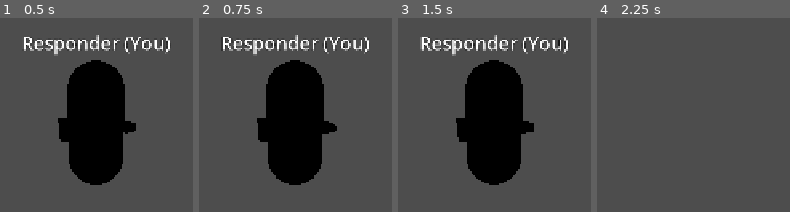
Above: before the commit, frames 1-4 (left to right).
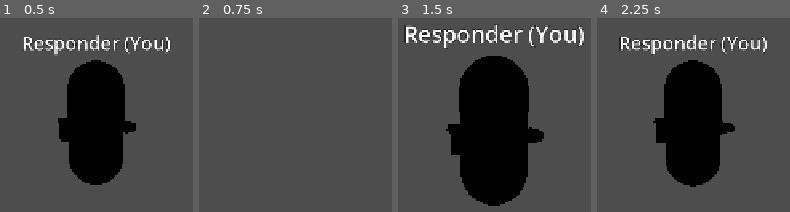
Above: after the commit, the same moments.

Repository: GodotGarden/search-and-rescue
Game: Godot game, scene res://scenes/player/Responder.tscn
The game is run twice, just before and just after one commit, with the same random seed, the same clock (stepped at 60 frames per second) and the same inputs. This scene is started directly instead of the project's main scene.
Inputs (mouse positions are in pixels of both pictures, inside the frame that each line leads up to):
- Up to frame 1 (0.5 s): no input
- Up to frame 2 (0.75 s): tap Enter at 0.5 s; move the mouse to (339, 83) at 0.52 s; hold W (move_forward) from 0.53 s (still down); hold E (interact) from 0.53 s (still down)
- Up to frame 3 (1.5 s): keep holding W (move_forward); tap Space (jump) at 0.77, 1.25 s; tap C (toggle_compass, bound only before the commit) at 0.8, 1.35 s; move the mouse to (453, 87) at 1.27 s; release E (interact) at 1.28 s
- Up to frame 4 (2.25 s): keep holding W (move_forward); tap Space (jump) at 1.52 s; tap B (use_binoculars, bound only before the commit) at 1.55 s; tap Enter at 2 s; move the mouse to (712, 78) at 2.02 s; hold B (use_binoculars, bound only before the commit) from 2.03 s (still down)

Frame 1 is identical in both runs. In frame 2, 20% of the frame differs, in the area x 11-89%, y 8-87%; in frame 3, 14%; in frame 4, 20%, in the area x 11-89%, y 8-88%.

Commit message:
Add reticle and fixed toolbelt hotbar

Diff:
--- a/project.godot
+++ b/project.godot
@@ -63,19 +63,19 @@
 }
 toggle_mouse_capture={
 "deadzone": 0.5,
-"events": [Object(InputEventKey,"physical_keycode":4194305)]
+"events": [Object(InputEventKey,"physical_keycode":4194332)]
 }
-use_binoculars={
+equip_tool_1={
 "deadzone": 0.5,
-"events": [Object(InputEventKey,"physical_keycode":66,"unicode":98)]
+"events": [Object(InputEventKey,"physical_keycode":49,"unicode":49)]
 }
-toggle_map={
+equip_tool_2={
 "deadzone": 0.5,
-"events": [Object(InputEventKey,"physical_keycode":77,"unicode":109)]
+"events": [Object(InputEventKey,"physical_keycode":50,"unicode":50)]
 }
-toggle_compass={
+equip_tool_3={
 "deadzone": 0.5,
-"events": [Object(InputEventKey,"physical_keycode":67,"unicode":99)]
+"events": [Object(InputEventKey,"physical_keycode":51,"unicode":51)]
 }
 
 [physics]
--- a/scenes/main/main.gd
+++ b/scenes/main/main.gd
@@ -65,6 +65,9 @@
 	responder.global_transform = active_world.get_spawn_transform(spawn_index)
 	if peer_id == multiplayer.get_unique_id():
 		hud.set_local_responder(responder)
+		responder.equipped_tool_changed.connect(hud.set_equipped_tool)
+		responder.tool_used.connect(hud.use_equipped_tool)
+		hud.set_equipped_tool(responder.get_equipped_tool())
 	_refresh_hud()
 
 
--- a/scenes/ui/PrototypeHud.tscn
+++ b/scenes/ui/PrototypeHud.tscn
@@ -38,7 +38,7 @@
 text = "Objective: Reach the trail marker"
 
 [node name="ToolbeltLabel" type="Label" parent="Readout/Margin/Rows"]
-text = "Toolbelt: binoculars, map, magnetic compass"
+text = "Equipped: Binoculars — hold E to use"
 
 [node name="DebugLabel" type="Label" parent="Readout/Margin/Rows"]
 text = "Players: 0"
@@ -59,7 +59,7 @@
 grow_horizontal = 2
 theme_override_colors/font_color = Color(0.95, 0.9, 0.6, 1)
 theme_override_font_sizes/font_size = 20
-text = "BINOCULARS — release B to return"
+text = "BINOCULARS — release E to return"
 horizontal_alignment = 1
 visible = false
 
@@ -107,7 +107,7 @@
 script = ExtResource("2_map")
 
 [node name="Hint" type="Label" parent="MapOverlay/Panel/Margin/Rows"]
-text = "M — close map     White arrow — your position     Yellow — trail destination"
+text = "Escape — close map     White arrow — your position     Yellow — trail destination"
 horizontal_alignment = 1
 
 [node name="CompassOverlay" type="PanelContainer" parent="."]
@@ -145,5 +145,63 @@
 script = ExtResource("3_compass")
 
 [node name="Hint" type="Label" parent="CompassOverlay/Margin/Rows"]
-text = "C — close compass"
-horizontal_alignment = 1
+text = "Escape — close compass"
+horizontal_alignment = 1
+
+[node name="Reticle" type="Label" parent="."]
+anchors_preset = 8
+anchor_left = 0.5
+anchor_top = 0.5
+anchor_right = 0.5
+anchor_bottom = 0.5
+offset_left = -12.0
+offset_top = -20.0
+offset_right = 12.0
+offset_bottom = 20.0
+grow_horizontal = 2
+grow_vertical = 2
+mouse_filter = 2
+theme_override_colors/font_color = Color(0.95, 0.95, 0.9, 1)
+theme_override_colors/font_outline_color = Color(0.08, 0.08, 0.08, 1)
+theme_override_constants/outline_size = 4
+theme_override_font_sizes/font_size = 32
+text = "+"
+horizontal_alignment = 1
+
+[node name="ToolbeltHotbar" type="CenterContainer" parent="."]
+anchors_preset = 12
+anchor_top = 1.0
+anchor_right = 1.0
+anchor_bottom = 1.0
+offset_top = -96.0
+offset_bottom = -20.0
+grow_horizontal = 2
+grow_vertical = 0
+mouse_filter = 2
+
+[node name="Slots" type="HBoxContainer" parent="ToolbeltHotbar"]
+theme_override_constants/separation = 10
+
+[node name="Slot1" type="PanelContainer" parent="ToolbeltHotbar/Slots"]
+custom_minimum_size = Vector2(150, 64)
+
+[node name="Label" type="Label" parent="ToolbeltHotbar/Slots/Slot1"]
+text = "1  Binoculars"
+horizontal_alignment = 1
+vertical_alignment = 1
+
+[node name="Slot2" type="PanelContainer" parent="ToolbeltHotbar/Slots"]
+custom_minimum_size = Vector2(120, 64)
+
+[node name="Label" type="Label" parent="ToolbeltHotbar/Slots/Slot2"]
+text = "2  Map"
+horizontal_alignment = 1
+vertical_alignment = 1
+
+[node name="Slot3" type="PanelContainer" parent="ToolbeltHotbar/Slots"]
+custom_minimum_size = Vector2(140, 64)
+
+[node name="Label" type="Label" parent="ToolbeltHotbar/Slots/Slot3"]
+text = "3  Compass"
+horizontal_alignment = 1
+vertical_alignment = 1
--- a/scenes/ui/prototype_hud.gd
+++ b/scenes/ui/prototype_hud.gd
@@ -1,18 +1,23 @@
 extends Control
 
 signal end_session_requested
+
+const TOOL_LABELS := ["Binoculars", "Map", "Compass"]
 
 @onready var binoculars_label: Label = $BinocularsLabel
 @onready var map_overlay: Control = $MapOverlay
 @onready var map_display: Control = $MapOverlay/Panel/Margin/Rows/MapDisplay
 @onready var compass_overlay: Control = $CompassOverlay
 @onready var compass_display: Control = $CompassOverlay/Margin/Rows/CompassDisplay
+@onready var slots := [$ToolbeltHotbar/Slots/Slot1, $ToolbeltHotbar/Slots/Slot2, $ToolbeltHotbar/Slots/Slot3]
 
 var _local_responder: Node3D
+var _equipped_tool := 0
 
 
 func _ready() -> void:
 	$EndSessionButton.pressed.connect(func() -> void: end_session_requested.emit())
+	set_equipped_tool(0)
 
 
 func set_local_responder(responder: Node3D) -> void:
@@ -34,12 +39,28 @@
 func _unhandled_input(event: InputEvent) -> void:
 	if not is_instance_valid(_local_responder):
 		return
-	if event.is_action_pressed("toggle_map"):
+	if event.is_action_pressed("cancel"):
+		if map_overlay.visible:
+			map_overlay.visible = false
+		elif compass_overlay.visible:
+			compass_overlay.visible = false
+		else:
+			Input.mouse_mode = Input.MOUSE_MODE_VISIBLE
+		get_viewport().set_input_as_handled()
+
+
+func set_equipped_tool(tool: int) -> void:
+	_equipped_tool = tool
+	$Readout/Margin/Rows/ToolbeltLabel.text = "Equipped: %s — %s" % [TOOL_LABELS[tool], "hold E to use" if tool == 0 else "press E to open"]
+	for index in range(slots.size()):
+		slots[index].modulate = Color(1.0, 0.88, 0.4) if index == tool else Color.WHITE
+
+
+func use_equipped_tool(tool: int) -> void:
+	if tool == 1:
 		map_overlay.visible = not map_overlay.visible
-		get_viewport().set_input_as_handled()
-	elif event.is_action_pressed("toggle_compass"):
+	elif tool == 2:
 		compass_overlay.visible = not compass_overlay.visible
-		get_viewport().set_input_as_handled()
 
 
 func set_session_info(role: String, status: String, player_count: int) -> void:
--- a/scripts/player/responder.gd
+++ b/scripts/player/responder.gd
@@ -9,6 +9,11 @@
 const GRAVITY := 18.0
 const CAMERA_PITCH_LIMIT := deg_to_rad(65.0)
 const NETWORK_SEND_INTERVAL := 1.0 / 15.0
+
+enum Tool { BINOCULARS, MAP, COMPASS }
+
+signal equipped_tool_changed(tool: Tool)
+signal tool_used(tool: Tool)
 
 @onready var body_mesh: MeshInstance3D = $BodyMesh
 @onready var name_tag: Label3D = $NameTag
@@ -22,6 +27,7 @@
 var _network_send_elapsed := 0.0
 var _binoculars_active := false
 var _display_name := "Responder"
+var _equipped_tool: Tool = Tool.BINOCULARS
 
 
 func _ready() -> void:
@@ -46,11 +52,25 @@
 	if event.is_action_pressed("toggle_mouse_capture"):
 		Input.mouse_mode = Input.MOUSE_MODE_VISIBLE if Input.mouse_mode == Input.MOUSE_MODE_CAPTURED else Input.MOUSE_MODE_CAPTURED
 		return
-	if event.is_action_pressed("use_binoculars"):
-		_set_binoculars_active(true)
+	if event.is_action_pressed("equip_tool_1"):
+		_equip_tool(Tool.BINOCULARS)
 		return
-	if event.is_action_released("use_binoculars"):
+	if event.is_action_pressed("equip_tool_2"):
+		_equip_tool(Tool.MAP)
+		return
+	if event.is_action_pressed("equip_tool_3"):
+		_equip_tool(Tool.COMPASS)
+		return
+	if event.is_action_pressed("interact"):
+		if _equipped_tool == Tool.BINOCULARS:
+			_set_binoculars_active(true)
+		else:
+			tool_used.emit(_equipped_tool)
+		get_viewport().set_input_as_handled()
+		return
+	if event.is_action_released("interact") and _equipped_tool == Tool.BINOCULARS:
 		_set_binoculars_active(false)
+		get_viewport().set_input_as_handled()
 		return
 	if event is InputEventMouseMotion and Input.mouse_mode == Input.MOUSE_MODE_CAPTURED:
 		rotate_y(-event.relative.x * mouse_sensitivity)
@@ -85,6 +105,18 @@
 
 func is_viewing_binoculars() -> bool:
 	return _binoculars_active
+
+
+func get_equipped_tool() -> Tool:
+	return _equipped_tool
+
+
+func _equip_tool(tool: Tool) -> void:
+	if _equipped_tool == tool:
+		return
+	_set_binoculars_active(false)
+	_equipped_tool = tool
+	equipped_tool_changed.emit(tool)
 
 
 func set_display_name(display_name: String) -> void:
Not shown, changed: README.md
Not shown, changed: docs/lan-multiplayer-testing.md
